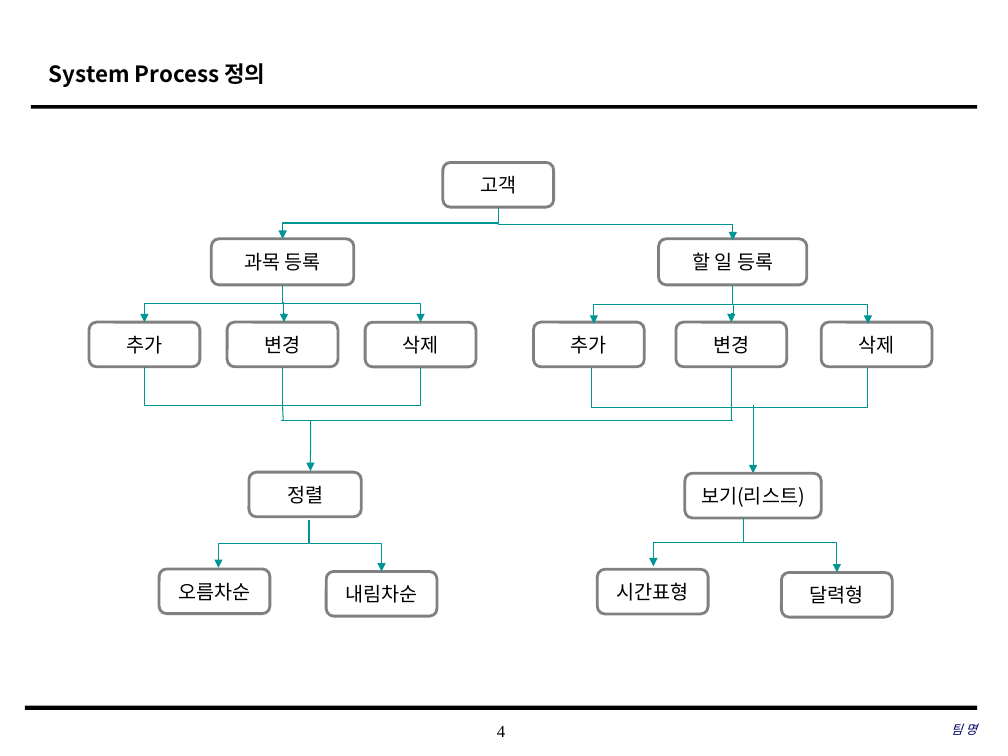
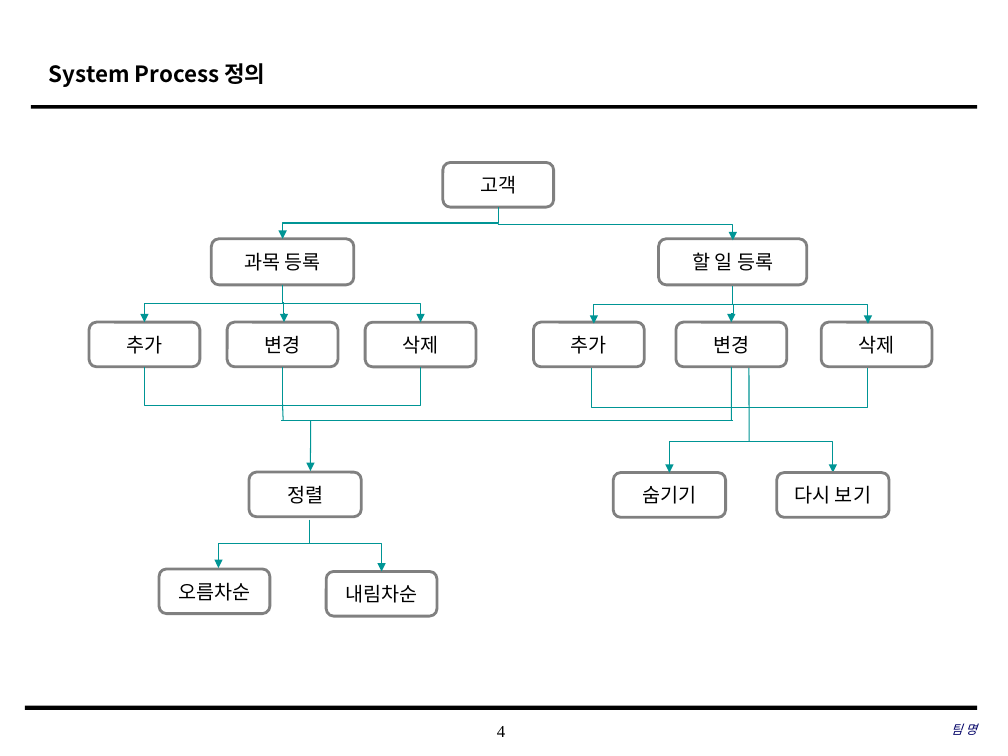
Before and after one commit to coskdms/SE2017_10_TenoutofTen, a slide deck: slide 4 of doc/3_ 설계서/UI Design Template.pptx. Drawn at 1008x756 pixels with LibreOffice and Linux fonts; fonts in the diff are those of the drawing; background and template pictures are left out. Boxes give left, top, right and bottom in pixels: in the first picture for what was removed or moved away, otherwise in the second. Text is boxed around its words. In the diff, an @@ line names an element or a change of style, - is before the commit and + after.

Commit message:
#927 새기능 설계 보통 2017.06.04 요구사항 숨기기/다시 보기 기능 설계서 작성 완료

```diff
--- a/doc/3_ 설계서/UI Design Template.pptx
+++ b/doc/3_ 설계서/UI Design Template.pptx
@@ arrow moved from (753, 405) - (753, 474) to (749, 368) - (749, 442) @@
@@ arrow (749, 368) - (749, 442): arrow to line; stroke #009696 0.75 pt to #009696 0.75 pt dashed @@
@@ elbow arrow moved from (742, 542) - (837, 573) to (747, 442) - (669, 473) @@
@@ elbow arrow (747, 442) - (669, 473): stroke #009696 0.75 pt to #009696 0.75 pt dashed @@
@@ elbow arrow added from (748, 442) to (833, 473), #009696 0.75 pt dashed @@
@@ rounded rectangle added at (613,473,725,517), fill #FFFFFF, outline #808080 2 pt, 14 pt, text #000000 @@
+숨기기
@@ rounded rectangle "다시 보기": place and size @@
-rounded rectangle "다시 보기" at (684,474,821,518)
+rounded rectangle "다시 보기" at (777,473,889,517)
@@ text in rounded rectangle at (794,485,871,504): text changed @@
-보기(리스트)
+다시 보기
@@ elbow arrow removed from (744, 518) to (653, 566) @@
@@ rounded rectangle removed at (598,570,709,614) @@
-시간표형
@@ rounded rectangle removed at (781,573,892,617) @@
-달력형
```
Also in this commit, not shown: 20 other slides changed, 1 slide added, 1 slide removed, 1 other file.
